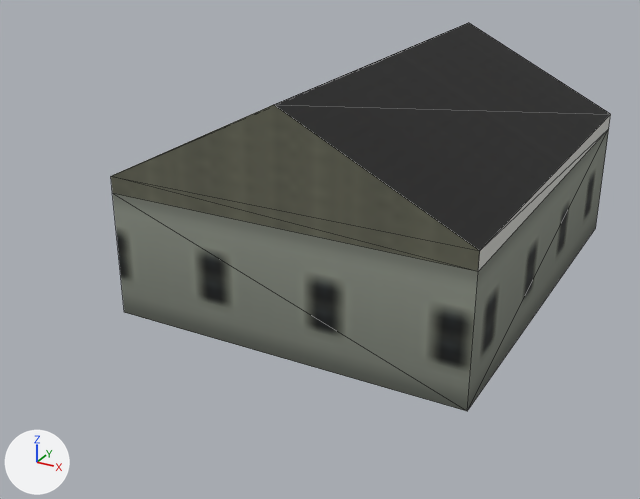
The glTF model assets/coronado_kit/buildings/houses/craftsman_sage/house_craftsman_sage_far.glb, before and after one commit.
Before and after are seen from a 50 mm camera at (10.27, -22.78, 11.47) aimed at (-0.8, -2.65, 1.41). Lighting does not change. The marker at lower left points along +X, +Y and +Z. The older version comes first. Mesh edges are drawn as thin lines. Vertices at exactly the same position are counted once.

Before the edit, the objects in view are built like this:
```python
mat_bld_far = bpy.data.materials.new('bld_far')
mat_bld_far.use_nodes = True; mat_bld_far.node_tree.nodes.clear()
_N = mat_bld_far.node_tree.nodes; _L = mat_bld_far.node_tree.links
n0 = _N.new('ShaderNodeBsdfPrincipled'); n0.name = 'Principled BSDF'
n0.inputs[2].default_value = 0.9  # 'Roughness'
n1 = _N.new('ShaderNodeOutputMaterial'); n1.name = 'Material Output'
n2 = _N.new('ShaderNodeMix'); n2.name = 'Mix'
n2.data_type = 'RGBA'
n2.blend_type = 'MULTIPLY'
n2.inputs[0].default_value = 1.0  # 'Factor'
n3 = _N.new('ShaderNodeVertexColor'); n3.name = 'Color Attribute'
n4 = _N.new('ShaderNodeTexImage'); n4.name = 'Image Texture'
n4.image = img_far_color_png
_L.new(n0.outputs[0], n1.inputs[0])  # 'BSDF' to 'Surface'
_L.new(n2.outputs[2], n0.inputs[0])  # 'Result' to 'Base Color'
_L.new(n3.outputs[0], n2.inputs[7])  # 'Color' to 'B'
_L.new(n4.outputs[0], n2.inputs[6])  # 'Color' to 'A'
me_house_craftsman_sage_far = bpy.data.meshes.new('house_craftsman_sage_far')
me_house_craftsman_sage_far.from_pydata(...)  # 14 vertices, 22 faces; spans x -5.0..5.0, y -6.25..6.25, z 0.0..6.48
me_house_craftsman_sage_far.materials.append(mat_bld_far)
ob_house_craftsman_sage_far = bpy.data.objects.new('house_craftsman_sage_far', me_house_craftsman_sage_far)
ob_house_craftsman_sage_far.location = (0.0, 0.0, 0.0)
```
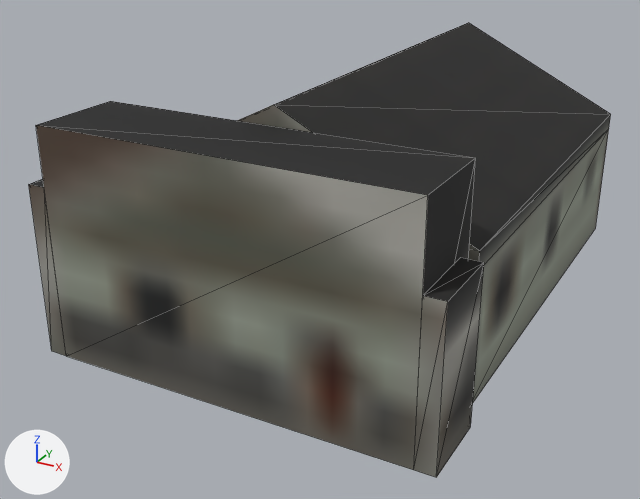
Location of each change, (x1, y1, x2, y2) in pixels of the pictures (640 x 499 px):
```json
{"object": "house_craftsman_sage_far", "change": "surface changed, reshaped", "before": [111, 22, 611, 411], "after": [29, 22, 611, 478], "on screen": "16% wider, 17% taller"}
{"part": 1, "of": "me_house_craftsman_sage_far", "change": "added", "after": [29, 101, 484, 478]}
{"part": 2, "of": "me_house_craftsman_sage_far", "change": "surface changed", "before": [111, 104, 611, 411], "after": [237, 104, 611, 402]}
{"part": 3, "of": "me_house_craftsman_sage_far", "change": "recoloured", "before": [111, 105, 611, 411], "after": [237, 105, 611, 402]}
```

Scene script edits in JSON lines:
```json
{"op": "add", "block": "img_bld_lod_color_png", "code": ["img_bld_lod_color_png = load_image('bld_lod_color.png', '../../../textures/bld_lod_color.png', 2048, 2048, 'sRGB')"]}
{"block": "mat_bld_far", "where": "n0 = _N.new('ShaderNodeBsdfPrincipled'); n0.name = 'Principled BSDF'"}
{"op": "set", "path": "n0.inputs[2].default_value", "old": "0.9", "new": "0.85", "note": "'Roughness'"}
{"block": "mat_bld_far", "where": "n4 = _N.new('ShaderNodeTexImage'); n4.name = 'Image Texture'"}
{"op": "set", "path": "n4.image", "old": "img_far_color_png", "new": "img_bld_lod_color_png"}
{"op": "add", "block": "mat_bld_far", "code": "n4.extension = 'EXTEND'"}
{"block": "me_house_craftsman_sage_far", "where": "# used by ob_house_craftsman_sage_far; location = (0.0, 0.0, 0.0)"}
{"op": "remove", "block": "me_house_craftsman_sage_far", "code": "me_house_craftsman_sage_far.from_pydata(...)  # 14 vertices, 22 faces; spans x -5.0..5.0, y -6.25..6.25, z 0.0..6.48"}
{"op": "add", "block": "me_house_craftsman_sage_far", "code": "me_house_craftsman_sage_far.from_pydata(...)  # 35 vertices, 52 faces; spans x -5.22..5.28, y -8.8..6.25, z 0.0..6.48"}
{"block": "me_house_craftsman_sage_far", "change": "me_house_craftsman_sage_far part 1: a new loose piece of 21 vertices spanning x -5.22..5.28, y -8.8..-6.3, z 0.0..6.0, in mat_bld_far"}
{"block": "me_house_craftsman_sage_far", "change": "me_house_craftsman_sage_far part 2: 22 kept faces spanning x -5.0..5.0, y -6.25..6.25, z 0.0..6.48 get new texture (UV) coordinates"}
{"block": "me_house_craftsman_sage_far", "change": "me_house_craftsman_sage_far part 3: 16 kept faces spanning x -5.0..5.0, y -6.25..6.25, z 0.0..6.48 get new vertex colours"}
```
